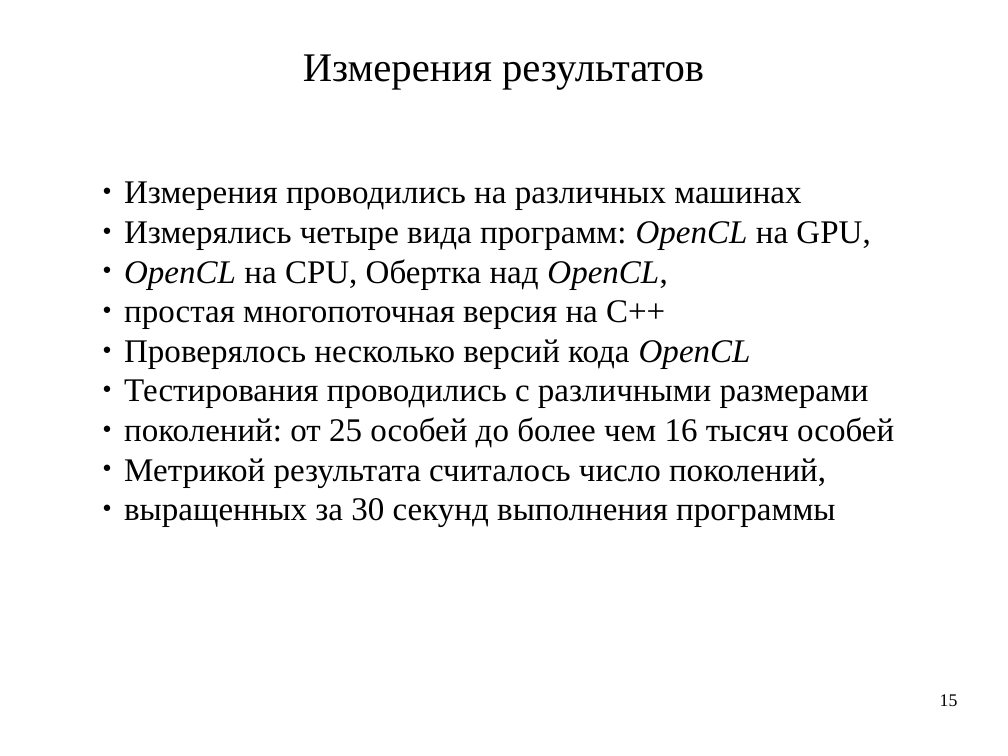
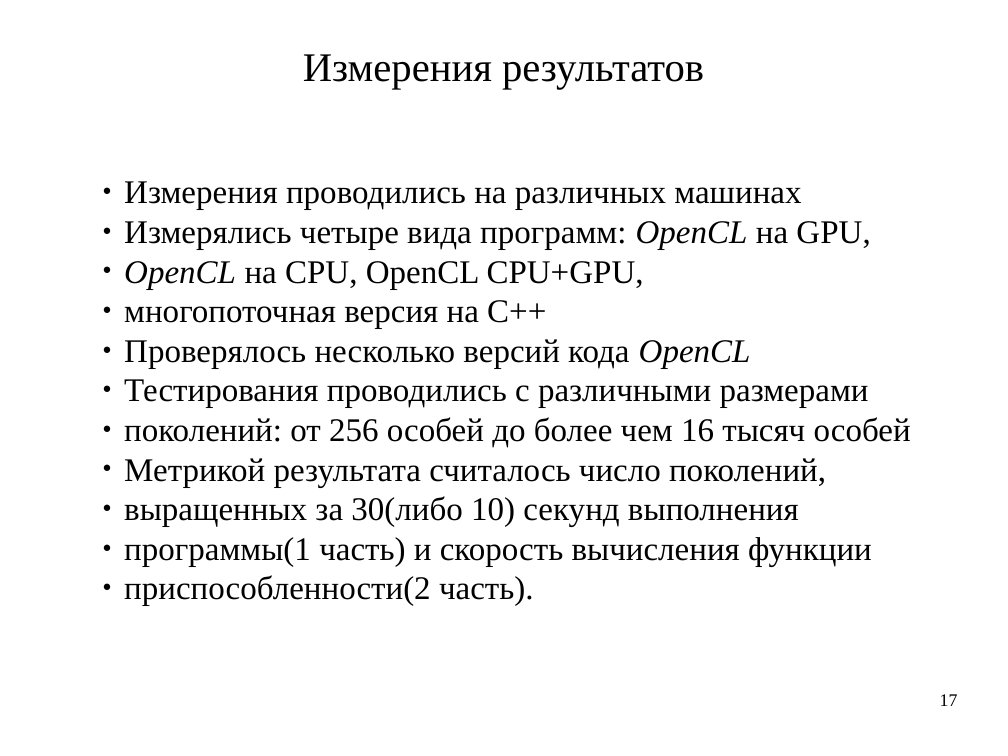
Before and after one commit to artem-bochkarev/master-work, a slide deck: slide 17 of Papers/Presentation.odp (slide 15 before the commit). Drawn at 1008x756 pixels with LibreOffice and Linux fonts; fonts in the diff are those of the drawing. Boxes give left, top, right and bottom in pixels: in the first picture for what was removed or moved away, otherwise in the second. Text is boxed around its words. In the diff, an @@ line names an element or a change of style, - is before the commit and + after.

```diff
--- a/Papers/Presentation.odp
+++ b/Papers/Presentation.odp
@@ text at <box>124,261,644,329</box>: text changed @@
-● OpenCL на CPU, Обертка над OpenCL,
-● простая многопоточная версия на C++
+● OpenCL на CPU, OpenCL CPU+GPU,
+● многопоточная версия на C++
@@ text at <box>124,417,911,448</box>: text changed @@
-● поколений: от 25 особей до более чем 16 тысяч особей
+● поколений: от 256 особей до более чем 16 тысяч особей
@@ text at <box>124,496,872,606</box>: text changed @@
-● выращенных за 30 секунд выполнения программы
+● выращенных за 30(либо 10) секунд выполнения
+● программы(1 часть) и скорость вычисления функции
+● приспособленности(2 часть).
@@ page number at <box>940,694,958,706</box>: text changed @@
-15
+17
```
Also in this commit, not shown: 17 other slides changed, 8 slides added, 2 other files.
